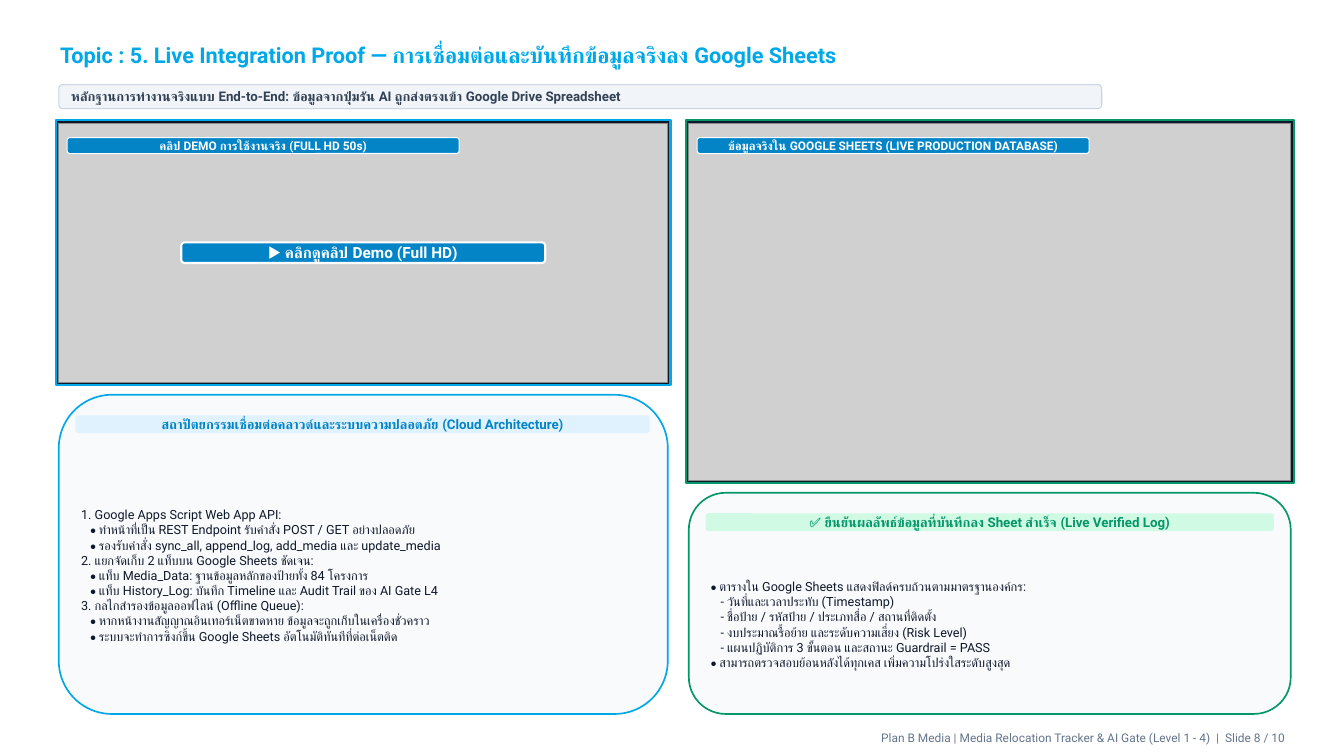
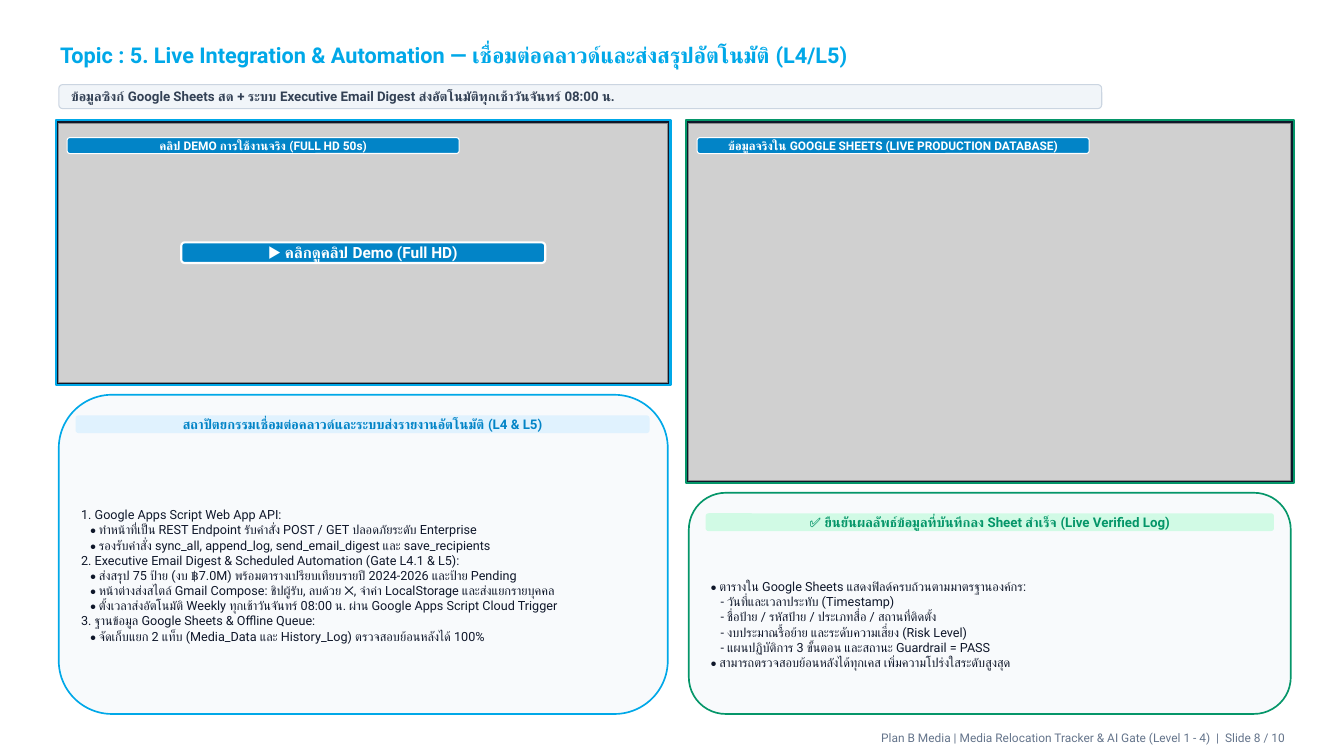
Before and after one commit to wasusangthong-sketch/media_relocation_dist, a slide deck: slide 8 of AI_Literacy_Gate_Level1_to_4_Presentation.pptx. Drawn at 1344x756 pixels with LibreOffice and Linux fonts; fonts in the diff are those of the drawing; grey boxes stand for pictures; background and template pictures are left out. Boxes give left, top, right and bottom in pixels: in the first picture for what was removed or moved away, otherwise in the second. Text is boxed around its words. In the diff, an @@ line names an element or a change of style, - is before the commit and + after.

Commit message:
docs: update 10-slide presentation and video demo with Executive Email Digest and Level 5 Scheduled Automation; remove demo button from production app

```diff
--- a/AI_Literacy_Gate_Level1_to_4_Presentation.pptx
+++ b/AI_Literacy_Gate_Level1_to_4_Presentation.pptx
@@ title at [60, 46, 848, 70]: text changed @@
-Topic : 5. Live Integration Proof — การเชื่อมต่อและบันทึกข้อมูลจริงลง Google Sheets
+Topic : 5. Live Integration & Automation — เชื่อมต่อคลาวด์และส่งสรุปอัตโนมัติ (L4/L5)
@@ text in rounded rectangle at [71, 91, 615, 105]: text changed @@
-หลักฐานการทำงานจริงแบบ End-to-End: ข้อมูลจากปุ่มรัน AI ถูกส่งตรงเข้า Google Drive Spreadsheet
+ข้อมูลซิงก์ Google Sheets สด + ระบบ Executive Email Digest ส่งอัตโนมัติทุกเช้าวันจันทร์ 08:00 น.
@@ text in rounded rectangle at [183, 418, 542, 434]: text changed @@
-สถาปัตยกรรมเชื่อมต่อคลาวด์และระบบความปลอดภัย (Cloud Architecture)
+สถาปัตยกรรมเชื่อมต่อคลาวด์และระบบส่งรายงานอัตโนมัติ (L4 & L5)
@@ text at [81, 524, 558, 644]: text changed @@
-• ทำหน้าที่เป็น REST Endpoint รับคำสั่ง POST / GET อย่างปลอดภัย
-• รองรับคำสั่ง sync_all, append_log, add_media และ update_media
-2. แยกจัดเก็บ 2 แท็บบน Google Sheets ชัดเจน:
-• แท็บ Media_Data: ฐานข้อมูลหลักของป้ายทั้ง 84 โครงการ
-• แท็บ History_Log: บันทึก Timeline และ Audit Trail ของ AI Gate L4
-3. กลไกสำรองข้อมูลออฟไลน์ (Offline Queue):
-• หากหน้างานสัญญาณอินเทอร์เน็ตขาดหาย ข้อมูลจะถูกเก็บในเครื่องชั่วคราว
-• ระบบจะทำการซิงก์ขึ้น Google Sheets อัตโนมัติทันทีที่ต่อเน็ตติด
+• ทำหน้าที่เป็น REST Endpoint รับคำสั่ง POST / GET ปลอดภัยระดับ Enterprise
+• รองรับคำสั่ง sync_all, append_log, send_email_digest และ save_recipients
+2. Executive Email Digest & Scheduled Automation (Gate L4.1 & L5):
+• ส่งสรุป 75 ป้าย (งบ ฿7.0M) พร้อมตารางเปรียบเทียบรายปี 2024-2026 และป้าย Pending
+• หน้าต่างส่งสไตล์ Gmail Compose: ชิปผู้รับ, ลบด้วย ✕, จำค่า LocalStorage และส่งแยกรายบุคคล
+• ตั้งเวลาส่งอัตโนมัติ Weekly ทุกเช้าวันจันทร์ 08:00 น. ผ่าน Google Apps Script Cloud Trigger
+3. ฐานข้อมูล Google Sheets & Offline Queue:
+• จัดเก็บแยก 2 แท็บ (Media_Data และ History_Log) ตรวจสอบย้อนหลังได้ 100%
```
Also in this commit, not shown: 5 other slides changed, 4 other files.
